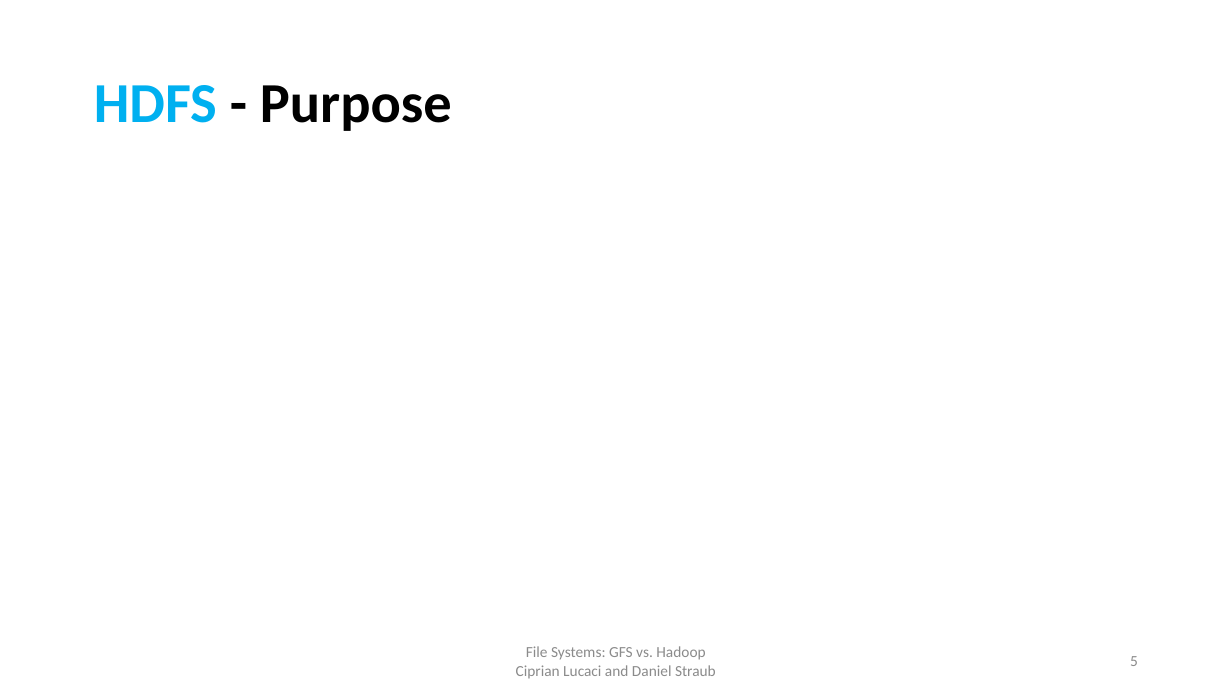
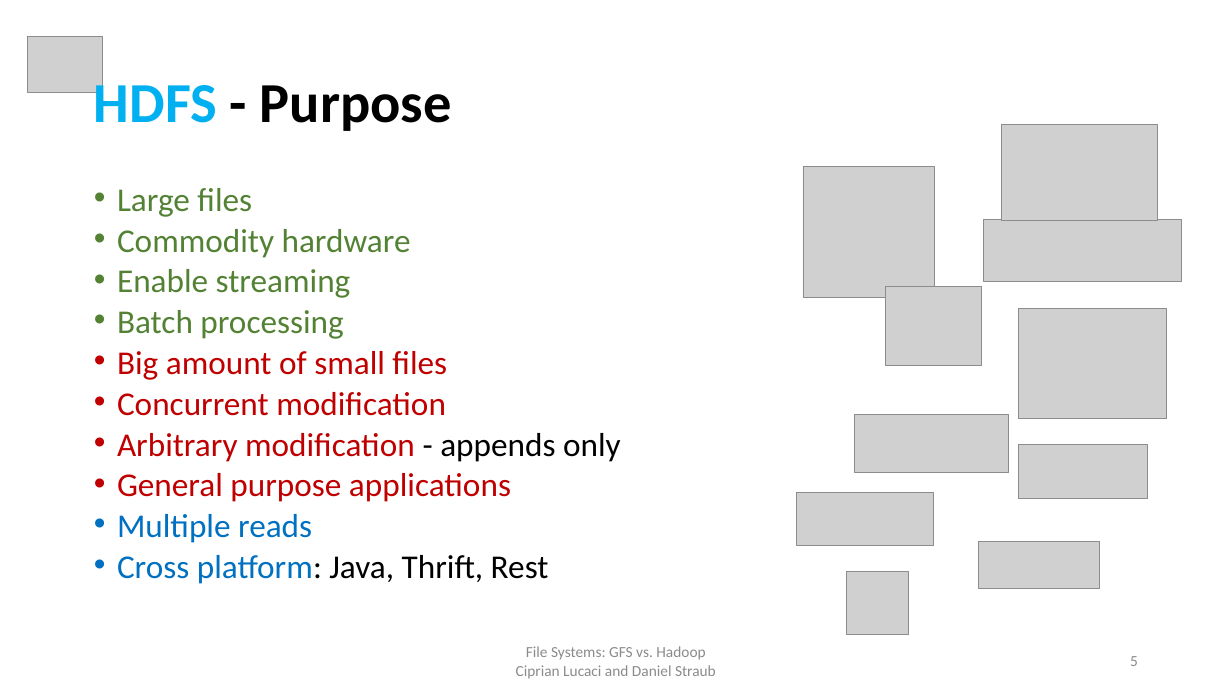
Before and after one commit to cipri7329/ss15-seminar, a slide deck: slide 5 of Presentation/DistributedFileSystems.pptx. Drawn at 1232x693 pixels with LibreOffice and Linux fonts; fonts in the diff are those of the drawing; grey boxes stand for pictures; background and template pictures are left out. Boxes give left, top, right and bottom in pixels: in the first picture for what was removed or moved away, otherwise in the second. Text is boxed around its words. In the diff, an @@ line names an element or a change of style, - is before the commit and + after.

```diff
--- a/Presentation/DistributedFileSystems.pptx
+++ b/Presentation/DistributedFileSystems.pptx
@@ picture added at (28,37,102,92) @@
@@ picture added at (1002,125,1157,221) @@
@@ picture added at (803,166,934,298) @@
@@ text added at (117,188,621,584), 25.9 pt, text #C00000 @@
+• Large files
+• Commodity hardware
+• Enable streaming
+• Batch processing
+• Big amount of small files
+• Concurrent modification
+• Arbitrary modification - appends only
+• General purpose applications
+• Multiple reads
+• Cross platform: Java, Thrift, Rest
@@ picture added at (984,219,1182,282) @@
@@ picture added at (885,287,982,366) @@
@@ picture added at (1019,308,1167,418) @@
@@ picture added at (855,414,1009,472) @@
@@ picture added at (1019,445,1148,499) @@
@@ picture added at (797,493,933,546) @@
@@ picture added at (979,543,1100,589) @@
@@ picture added at (847,572,909,635) @@
```
Also in this commit, not shown: 2 other slides changed, 3 other files.
